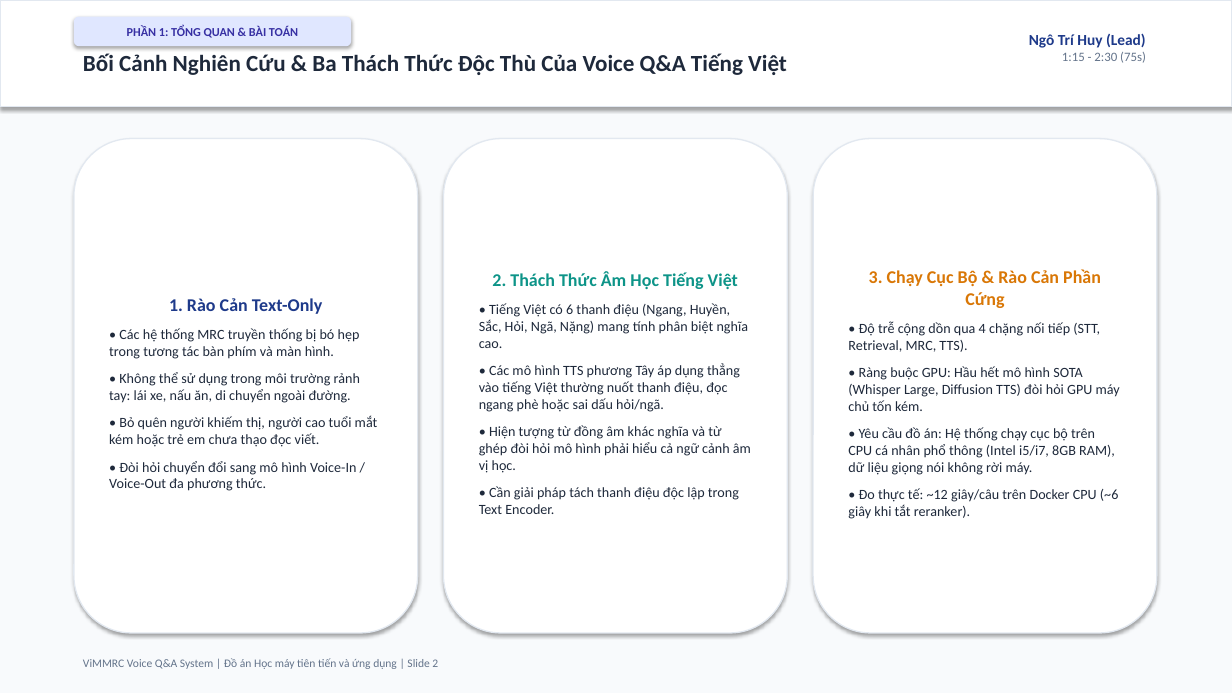
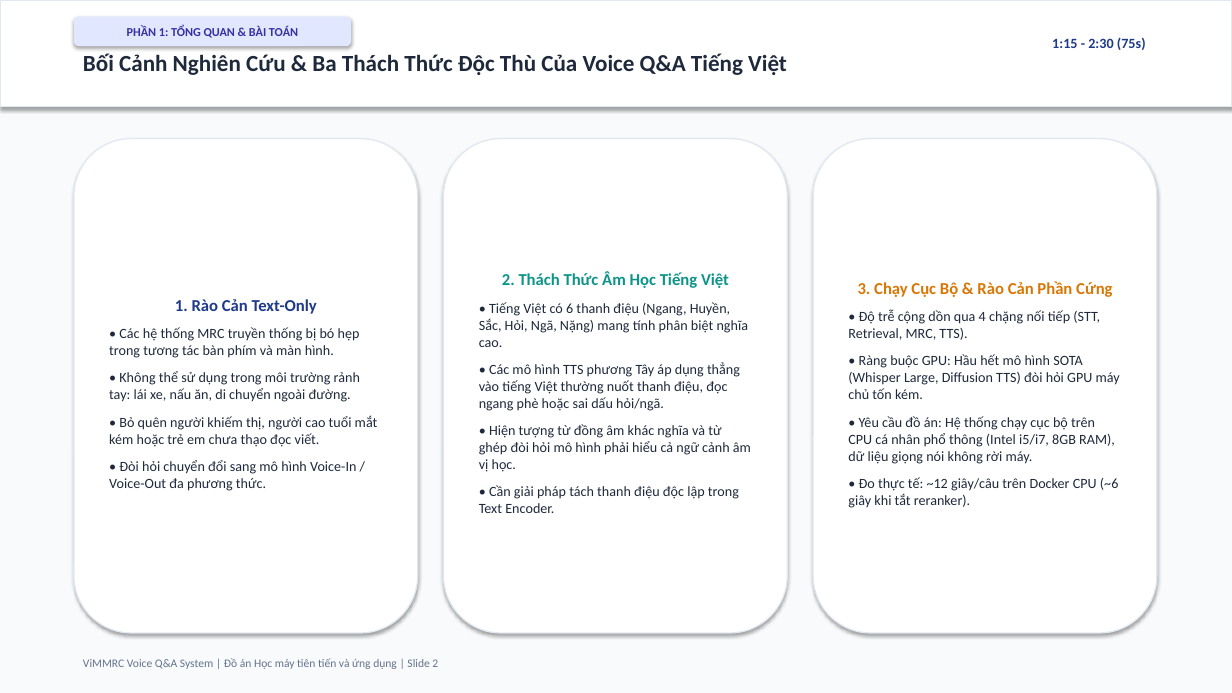
Before and after one commit to ngohuy04022000/vimmrc-qa-voice, a slide deck: slide 2 of docs/ViMMRC_Presentation_30min.pptx. Drawn at 1232x693 pixels with LibreOffice and Linux fonts; fonts in the diff are those of the drawing. Boxes give left, top, right and bottom in pixels: in the first picture for what was removed or moved away, otherwise in the second. Text is boxed around its words. In the diff, an @@ line names an element or a change of style, - is before the commit and + after.

```diff
--- a/docs/ViMMRC_Presentation_30min.pptx
+++ b/docs/ViMMRC_Presentation_30min.pptx
@@ text "1:15 - 2:30 (75s)" at (x1=1052, y1=37, x2=1146, y2=50): size 10 to 11 pt, text colour #64748B to #1E3A8A, bold on @@
@@ text at (x1=1029, y1=33, x2=1146, y2=48): paragraph removed @@
-Ngô Trí Huy (Lead)
@@ text in rounded rectangle at (x1=175, y1=299, x2=317, y2=314): size 14 to 13 pt in "1. Rào Cản Text-Only" @@
@@ text in rounded rectangle at (x1=502, y1=272, x2=729, y2=288): size 14 to 13 pt in "2. Thách Thức Âm Học Tiếng Việt" @@
@@ text in rounded rectangle at (x1=858, y1=281, x2=1112, y2=297): size 14 to 13 pt in "3. Chạy Cục Bộ & Rào Cản ..." @@
```
Also in this commit, not shown: 23 other slides changed, 37 other files.
